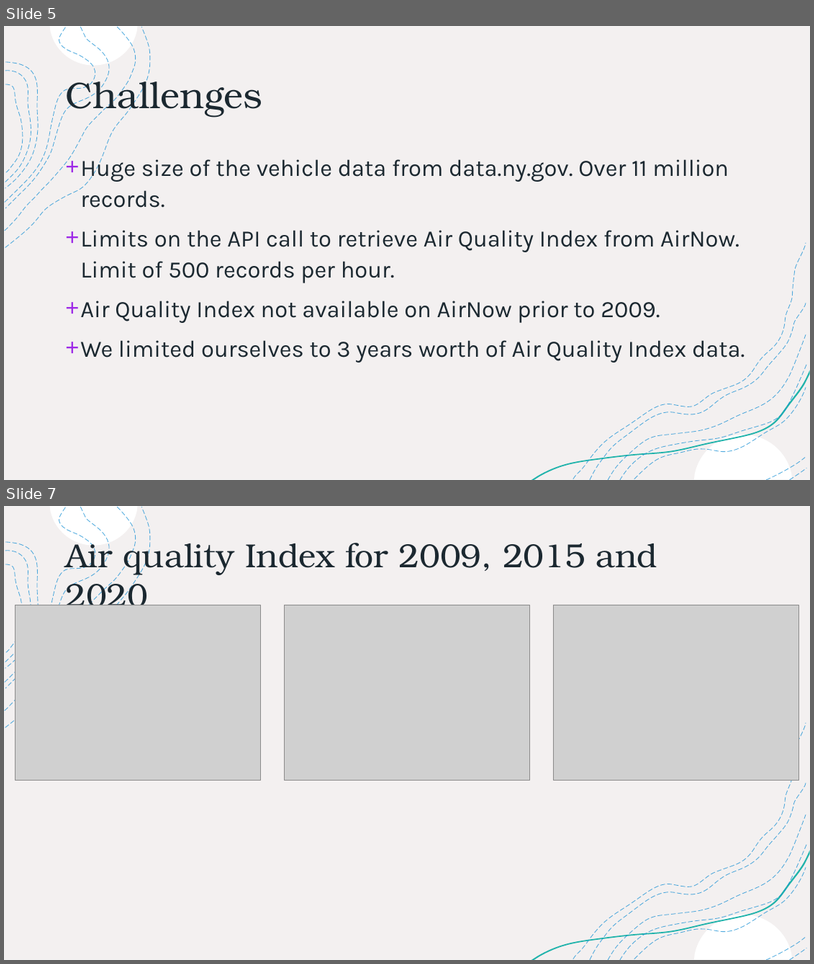
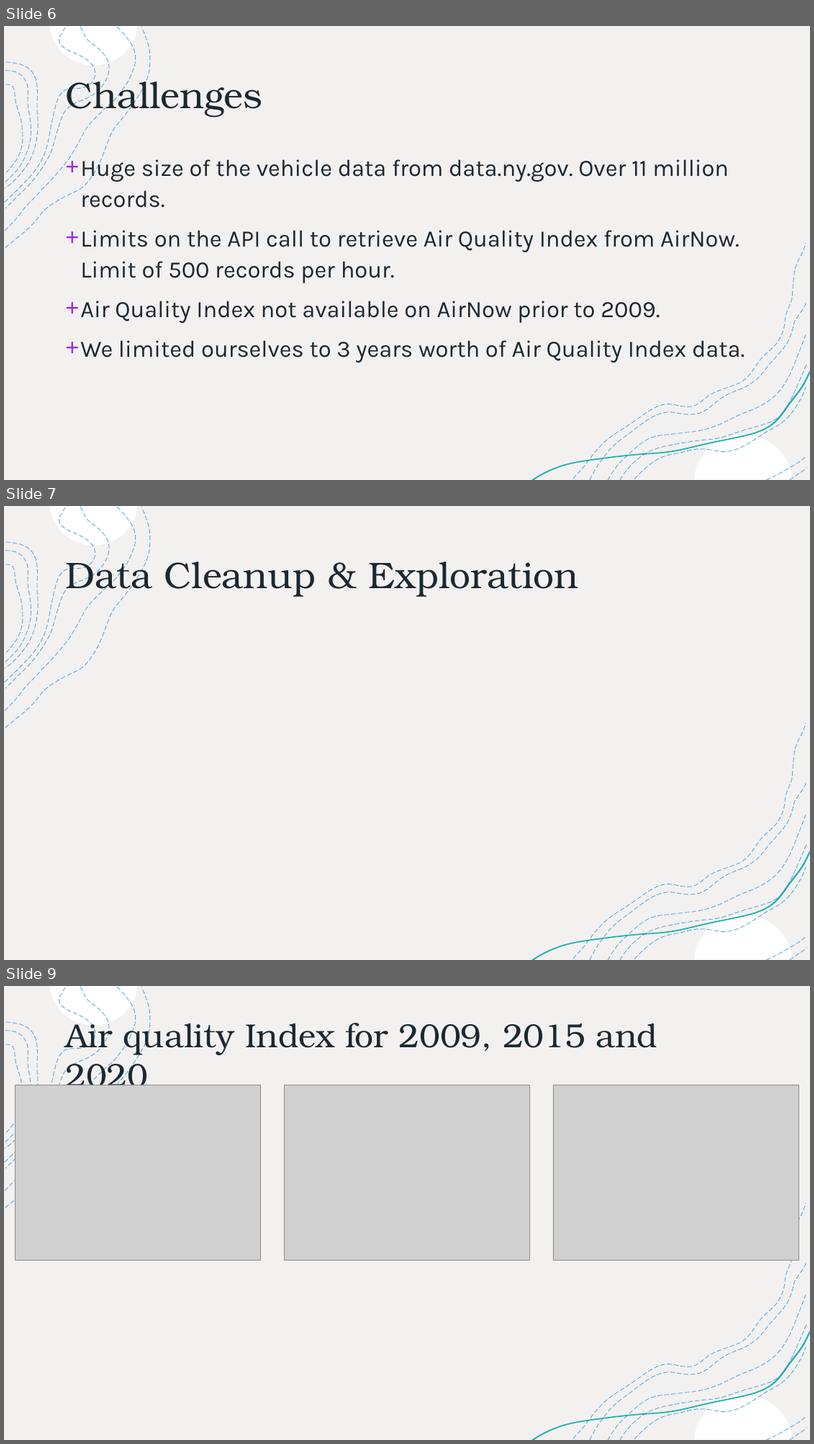
Before and after one commit to paloni-dotcom/Se7en, a slide deck: Presentation/AQI_Presentation.pptx. Shown one above the other, each under a label of ours: slides 5 and 7 before the commit, slides 6, 7 and 9 after it; the slides between them are not shown. The pictures are 814x964 and 814x1444 pixels, drawn with LibreOffice and Linux fonts; fonts in the diff are those of the drawing; grey boxes stand for pictures. Boxes give left, top, right and bottom in pixels: in the first picture for what was removed or moved away, otherwise in the second. Text is boxed around its words. In the diff, an @@ line names an element or a change of style, - is before the commit and + after.

```diff
--- a/Presentation/AQI_Presentation.pptx
+++ b/Presentation/AQI_Presentation.pptx
@@ slide 7 added at (4, 506, 810, 960), background #FFFFFF; not listed: 18 template elements that a slide beside it also shows @@
@@ title added at (65, 554, 579, 597), 44 pt, text #1B2830 @@
+Data Cleanup & Exploration
@@ what was slide 5 is now slide 6 @@
@@ what was slide 7 is now slide 9 @@
```
Also in this commit, not shown: 2 slides changed, 1 other slide added.
